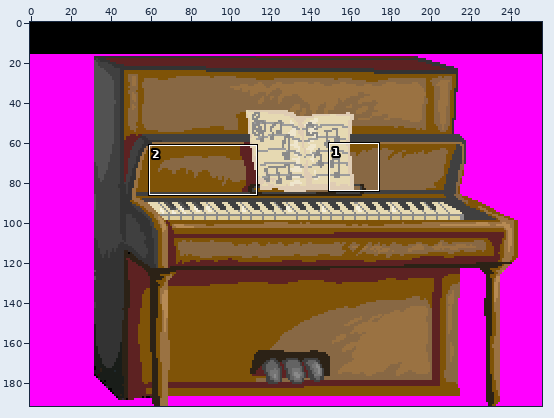
Edited in one commit: sprite sheet (arm9/graphics/EndPiano.png). Above, an overview of the earlier version with the close-up marked.
Close-up. Before the edit:
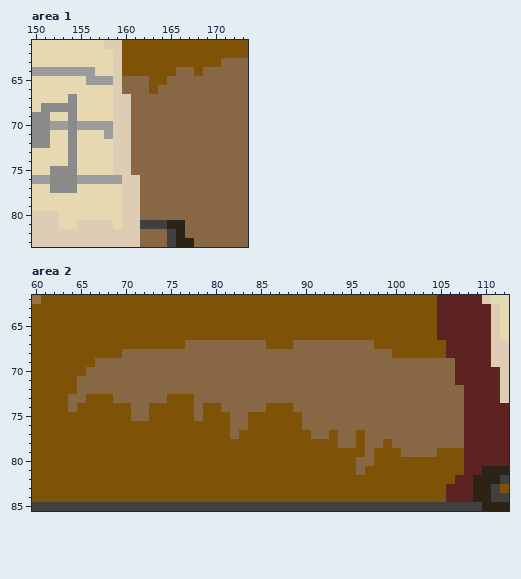
The file is 256x192 pixels. Colours within 5 levels of each other are drawn and written as one. Shown: area 1: x 150..173, y 61..83; area 2: x 60..112, y 62..85. The commit also changed other parts of the picture, which this record leaves out.
The same view after the edit:
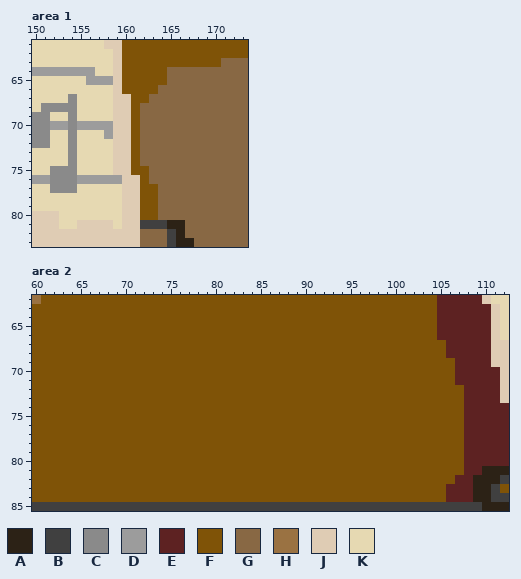
Palette (. is transparent): A #2c2216  B #404040  C #8a8a8a  D #9c9c9c  E #5d2222  F #7f5307  G #886844  H #9a7242  J #dfccb4  K #e6d9b2
Edits made:
{"where": "area 1"}
{"y":64,"x":165,"old":"F","new":"G"}
{"y":64,"x":168,"old":"F","new":"G"}
{"y":65,"x":160,"old":"GGG","new":"FFF"}
{"y":66,"x":160,"old":"GGG","new":"FFF"}
{"y":67,"x":161,"old":"GG","new":"FF"}
{"y":68,"x":161,"old":"G","new":"F"}
{"y":69,"x":161,"old":"G","new":"F"}
{"y":70,"x":161,"old":"G","new":"F"}
{"y":71,"x":161,"old":"G","new":"F"}
{"y":72,"x":161,"old":"G","new":"F"}
{"y":73,"x":161,"old":"G","new":"F"}
{"y":74,"x":161,"old":"G","new":"F"}
{"y":75,"x":161,"old":"GG","new":"FF"}
{"y":76,"x":162,"old":"G","new":"F"}
{"y":77,"x":162,"old":"GG","new":"FF"}
{"y":78,"x":162,"old":"GG","new":"FF"}
{"y":79,"x":162,"old":"GG","new":"FF"}
{"y":80,"x":162,"old":"GG","new":"FF"}
{"where": "area 2"}
{"y":67,"x":77,"old":"GGGGGGGGG","new":"FFFFFFFFF"}
{"y":67,"x":89,"old":"GGGGGGGGG","new":"FFFFFFFFF"}
{"y":68,"x":70,"old":"GGGGGGGGGGGGGGGGGGGGGGGGGGGGGG","new":"FFFFFFFFFFFFFFFFFFFFFFFFFFFFFF"}
{"y":69,"x":67,"old":"GGGGGGGGGGGGGGGGGGGGGGGGGGGGGGGGGGGGGGGG","new":"FFFFFFFFFFFFFFFFFFFFFFFFFFFFFFFFFFFFFFFF"}
{"y":70,"x":66,"old":"GGGGGGGGGGGGGGGGGGGGGGGGGGGGGGGGGGGGGGGGG","new":"FFFFFFFFFFFFFFFFFFFFFFFFFFFFFFFFFFFFFFFFF"}
{"y":71,"x":65,"old":"GGGGGGGGGGGGGGGGGGGGGGGGGGGGGGGGGGGGGGGGGG","new":"FFFFFFFFFFFFFFFFFFFFFFFFFFFFFFFFFFFFFFFFFF"}
{"y":72,"x":65,"old":"GGGGGGGGGGGGGGGGGGGGGGGGGGGGGGGGGGGGGGGGGGG","new":"FFFFFFFFFFFFFFFFFFFFFFFFFFFFFFFFFFFFFFFFFFF"}
{"y":73,"x":64,"old":"GG","new":"FF"}
{"y":73,"x":69,"old":"GGGGGG","new":"FFFFFF"}
{"y":73,"x":78,"old":"GGGGGGGGGGGGGGGGGGGGGGGGGGGGGG","new":"FFFFFFFFFFFFFFFFFFFFFFFFFFFFFF"}
{"y":74,"x":64,"old":"G","new":"F"}
{"y":74,"x":71,"old":"GG","new":"FF"}
{"y":74,"x":78,"old":"G","new":"F"}
{"y":74,"x":81,"old":"GGGGG","new":"FFFFF"}
{"y":74,"x":89,"old":"GGGGGGGGGGGGGGGGGGG","new":"FFFFFFFFFFFFFFFFFFF"}
{"y":75,"x":71,"old":"GG","new":"FF"}
{"y":75,"x":78,"old":"G","new":"F"}
{"y":75,"x":82,"old":"GG","new":"FF"}
{"y":75,"x":90,"old":"GGGGGGGGGGGGGGGGGG","new":"FFFFFFFFFFFFFFFFFF"}
{"y":76,"x":82,"old":"GG","new":"FF"}
{"y":76,"x":90,"old":"GGGGGGGGGGGGGGGGGG","new":"FFFFFFFFFFFFFFFFFF"}
{"y":77,"x":82,"old":"G","new":"F"}
{"y":77,"x":91,"old":"GG","new":"FF"}
{"y":77,"x":94,"old":"GG","new":"FF"}
{"y":77,"x":97,"old":"GGGGGGGGGGG","new":"FFFFFFFFFFF"}
{"y":78,"x":94,"old":"GG","new":"FF"}
{"y":78,"x":97,"old":"GG","new":"FF"}
{"y":78,"x":100,"old":"GGGGGGGG","new":"FFFFFFFF"}
{"y":79,"x":97,"old":"G","new":"F"}
{"y":79,"x":101,"old":"GGGG","new":"FFFF"}
{"y":80,"x":96,"old":"GG","new":"FF"}
{"y":81,"x":96,"old":"G","new":"F"}
{"label":"changed","picture_box":[122,67,203,220]}
{"label":"changed","picture_box":[68,340,464,475]}
